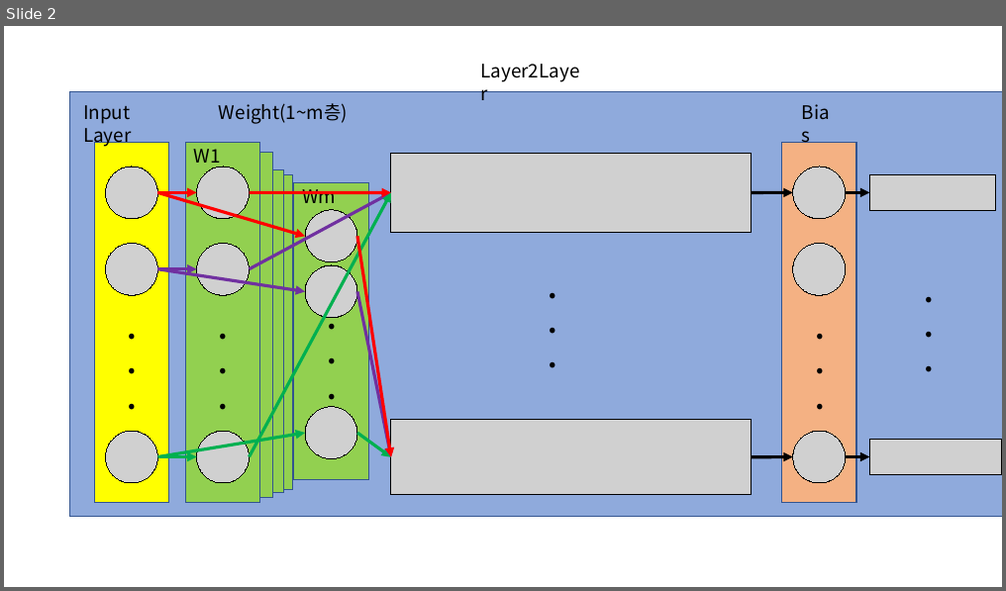
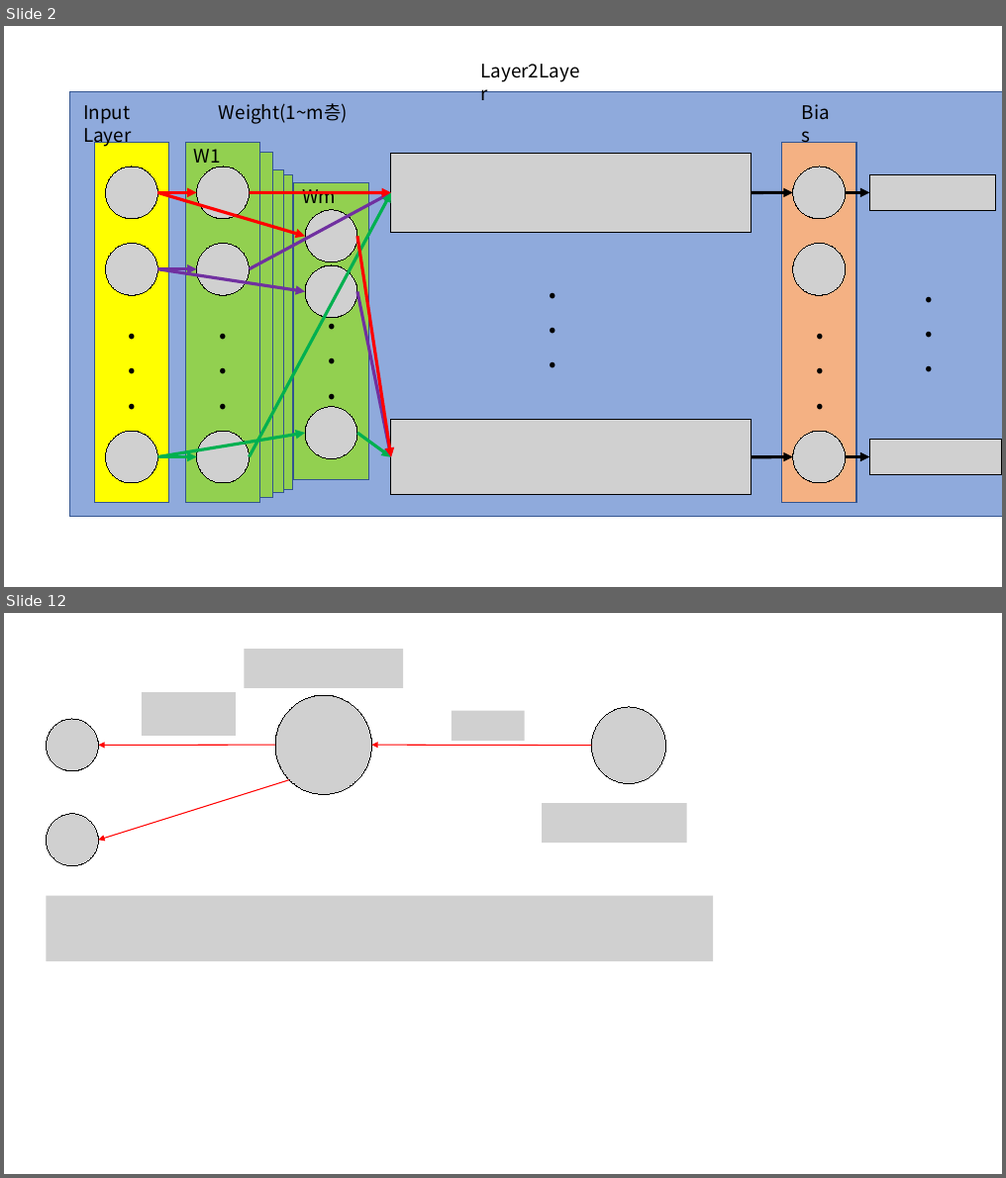
Before and after one commit to AnDeoukKyi/tistory, a slide deck: ml/ML.pptx. Shown one above the other, each under a label of ours: slide 2 before the commit, slides 2 and 12 after it; the slides between them are not shown. The pictures are 1006x591 and 1006x1178 pixels, drawn with LibreOffice and Linux fonts; fonts in the diff are those of the drawing; grey boxes stand for pictures. Boxes give left, top, right and bottom in pixels: in the first picture for what was removed or moved away, otherwise in the second. Text is boxed around its words. In the diff, an @@ line names an element or a change of style, - is before the commit and + after.

```diff
--- a/ml/ML.pptx
+++ b/ml/ML.pptx
@@ slide 12 added at (4,613,1002,1174), background #FFFFFF @@
@@ picture added at (245,649,404,688) @@
@@ picture added at (142,692,236,736) @@
@@ picture added at (275,695,371,795) @@
@@ picture added at (46,719,98,771) @@
@@ picture added at (451,711,525,741) @@
@@ picture added at (592,707,666,784) @@
@@ arrow added from (275, 745) to (98, 745), #FF0000 1 pt @@
@@ arrow added from (592, 746) to (371, 745), #FF0000 1 pt @@
@@ arrow added from (289, 780) to (98, 840), #FF0000 1 pt @@
@@ picture added at (46,814,98,866) @@
@@ picture added at (543,803,687,843) @@
@@ picture added at (46,896,713,961) @@
```
Also in this commit, not shown: 6 slides changed, 11 other slides added, 1 slide removed, 33 other files.
